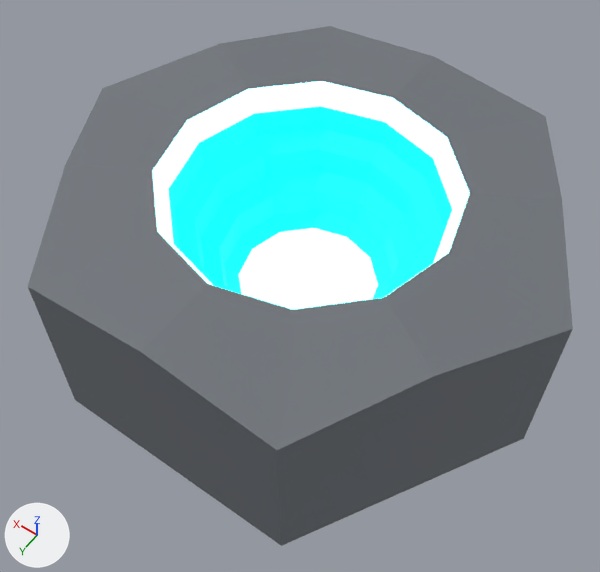
Renders of the FBX model Art/Meshes/xp-nut-mesh/SM_XPNut.fbx from each side of a commit.
Before and after are seen from a 50 mm lens placed at (-17.6, 25.5, 42.6), pointed at (-0.4, 1.4, 4.7). Arrows for +X, +Y and +Z are at lower left; the lights stay in place. The older version comes first.

The first picture shows 'SM_XPNut'.
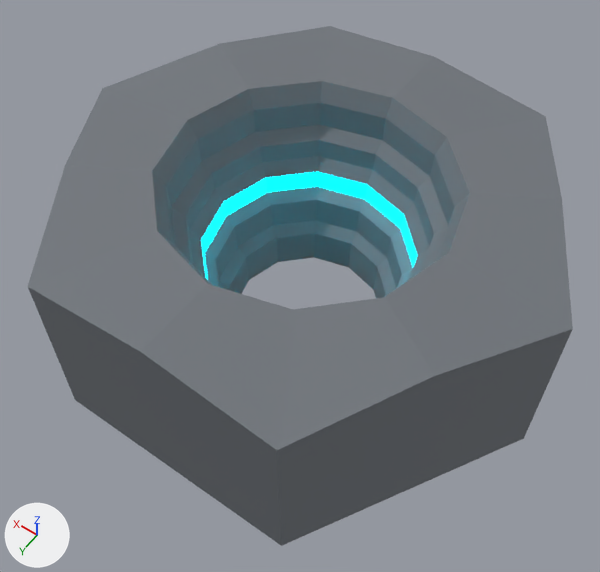
Pixel boxes [x1, y1, x2, y2] of what changed, in the pictures (600 x 572 px; the box of a moved part takes in the faces that stretch with it):
```json
{"part": 1, "of": "me_sm_xpnut", "change": "moved or reshaped", "before": [219, 191, 399, 309], "after": [201, 172, 417, 298]}
{"part": 2, "of": "me_sm_xpnut", "change": "recoloured", "before": [168, 106, 452, 299], "after": [166, 103, 455, 288]}
{"part": 3, "of": "me_sm_xpnut", "change": "recoloured", "before": [152, 81, 470, 296], "after": [152, 81, 470, 296]}
```

Scene script edits in JSON lines:
```json
{"block": "me_sm_xpnut", "where": "# used by ob_sm_xpnut; location = (0.0, 0.0, 0.0)"}
{"op": "remove", "block": "me_sm_xpnut", "code": "me_sm_xpnut.from_pydata(...)  # 114 vertices, 104 faces; spans x -15.0..15.0, y -13.0..13.0, z 0.0..11.7"}
{"op": "add", "block": "me_sm_xpnut", "code": "me_sm_xpnut.from_pydata(...)  # 150 vertices, 144 faces; spans x -15.0..15.0, y -13.0..13.0, z 0.0..11.7"}
{"block": "me_sm_xpnut", "change": "me_sm_xpnut part 1"}
{"block": "me_sm_xpnut", "change": "2 faces are deleted"}
{"block": "me_sm_xpnut", "change": "3 vertices in x 6.6..7.6, y -3.8..3.8, z 10.4 move by (0.1, 0.0, 0.2)"}
{"block": "me_sm_xpnut", "change": "3 vertices in x -3.8..3.8, y 6.6..7.6, z 10.4 move by (0.0, 0.1, 0.2)"}
{"block": "me_sm_xpnut", "change": "3 vertices in x -7.6..-6.6, y -3.8..3.8, z 10.4 move by (-0.1, 0.0, 0.2)"}
{"block": "me_sm_xpnut", "change": "3 vertices in x -3.8..3.8, y -7.6..-6.6, z 10.4 move by (0.0, -0.1, 0.2)"}
{"block": "me_sm_xpnut", "change": "72 vertices move from x -7.4..7.4, y -7.4..7.4, z 3.5..8.9 to x -7.6..7.6, y -7.6..7.6, z 4.7..9.0"}
{"block": "me_sm_xpnut", "change": "36 vertices are added at x -5.4..5.4, y -5.4..5.4, z 0.0..2.9"}
{"block": "me_sm_xpnut", "change": "42 new faces join them, mat_m_xpnut_body (grey #70757b)"}
{"block": "me_sm_xpnut", "change": "me_sm_xpnut part 2: 60 faces spanning x -7.7..7.7, y -7.7..7.7, z 4.7..10.6 switch from mat_m_xpnut_hole (cyan #00e5ff, glowing cyan #00e5ff) to mat_m_xpnut_body (grey #70757b)"}
{"block": "me_sm_xpnut", "change": "me_sm_xpnut part 3: 12 faces spanning x -8.3..8.3, y -8.3..8.3, z 10.6..11.7 switch from mat_m_xpnut_hole_floor (cyan #8cf2ff, glowing cyan #8cf2ff) to mat_m_xpnut_body (grey #70757b)"}
```
